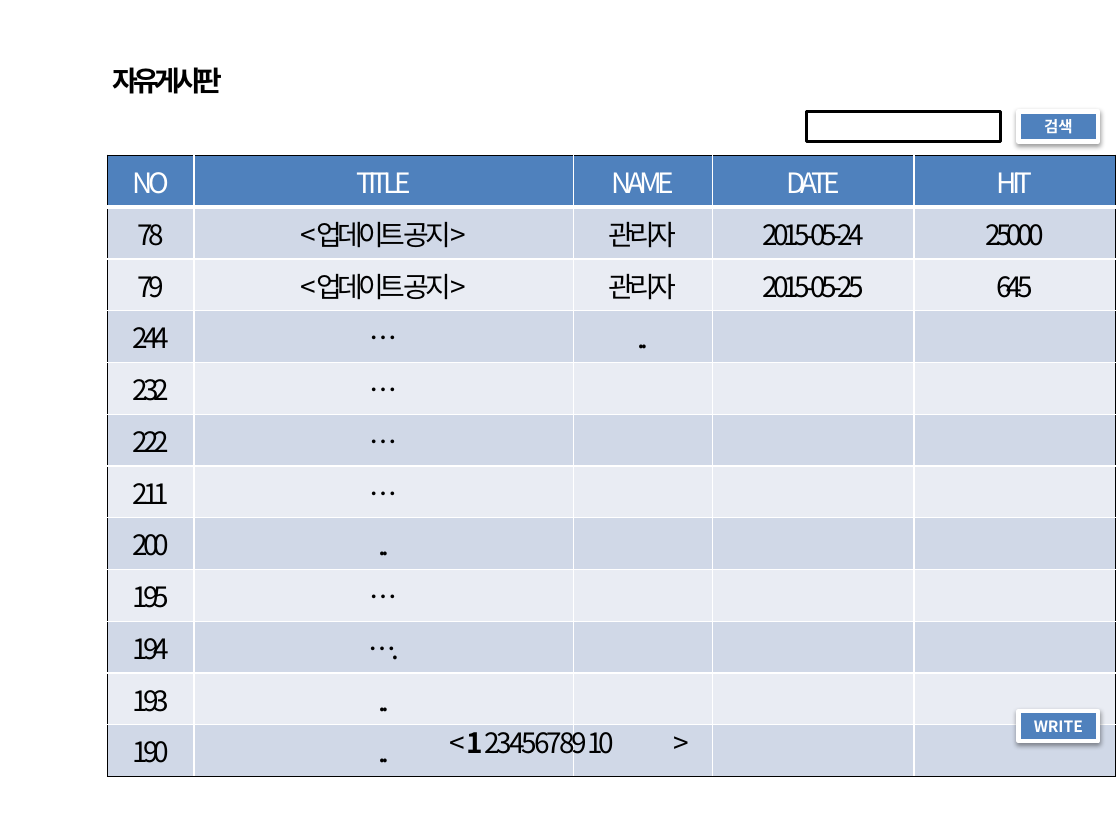
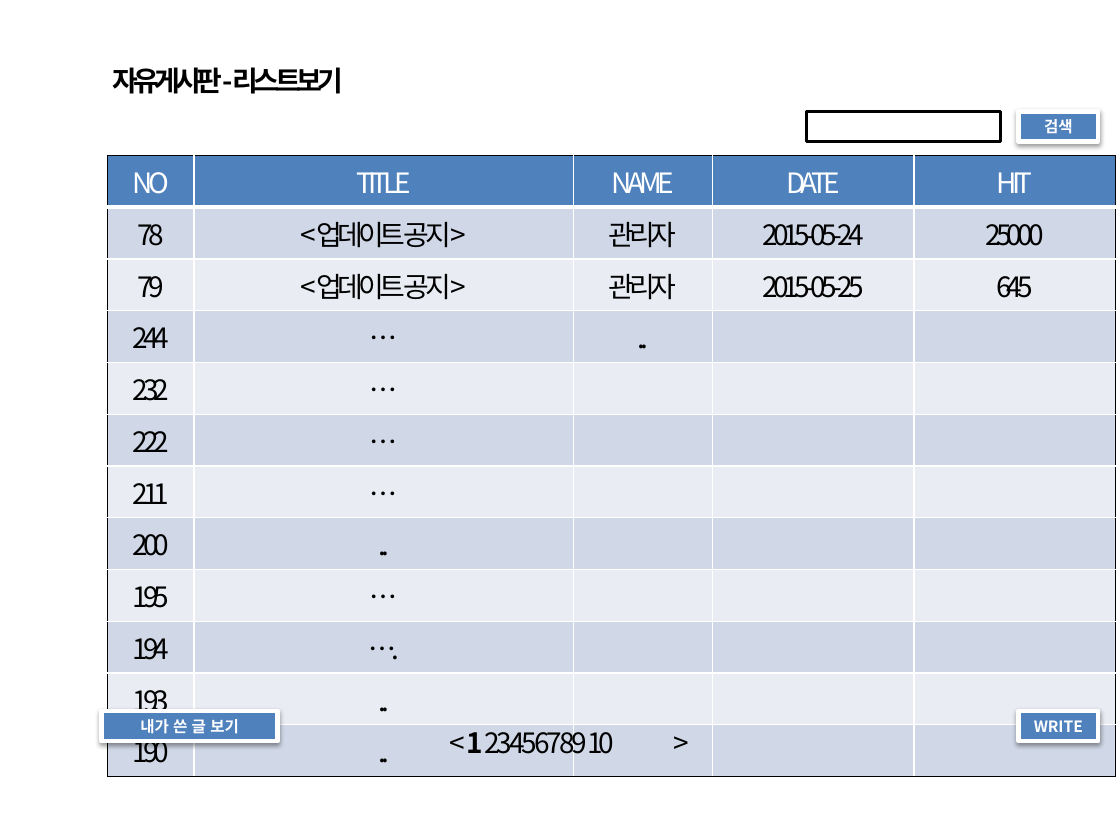
Before and after one commit to jeremy9lee/Assignment0508, a slide deck: slide 1 of 20150511 MYSITE_BOARD 시안.pptx. Drawn at 1120x840 pixels with LibreOffice and Linux fonts; fonts in the diff are those of the drawing. Boxes give left, top, right and bottom in pixels: in the first picture for what was removed or moved away, otherwise in the second. Text is boxed around its words. In the diff, an @@ line names an element or a change of style, - is before the commit and + after.

```diff
--- a/20150511 MYSITE_BOARD 시안.pptx
+++ b/20150511 MYSITE_BOARD 시안.pptx
@@ text at <box>112,67,343,94</box>: text changed @@
-자유게시판
+자유게시판-리스트보기
@@ rectangle added at <box>102,711,278,741</box>, fill #4F81BD, outline #FFFFFF 3 pt, 10 pt, text #FFFFFF, bold @@
+내가 쓴 글 보기
```
Also in this commit, not shown: 2 other slides changed, 1 slide added.
